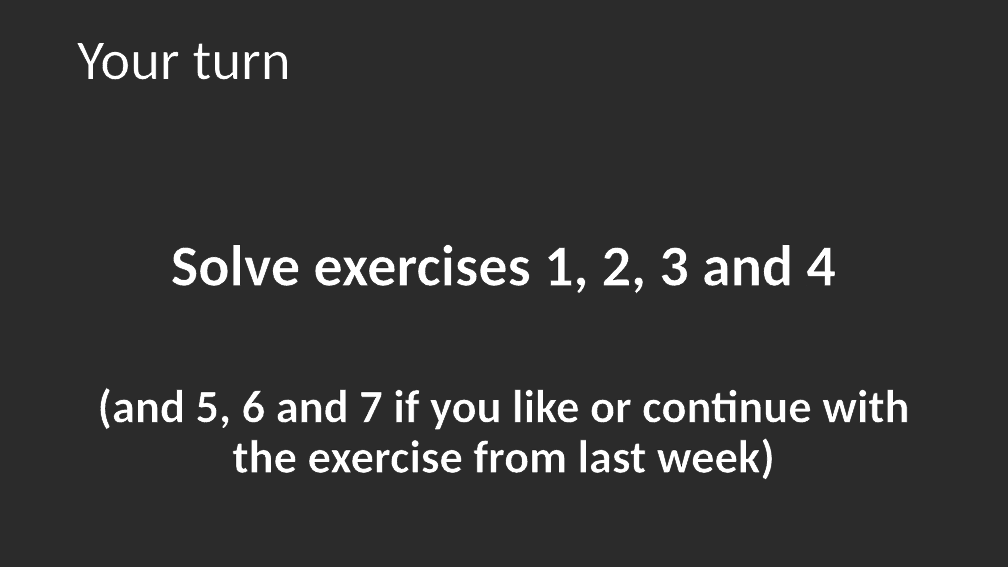
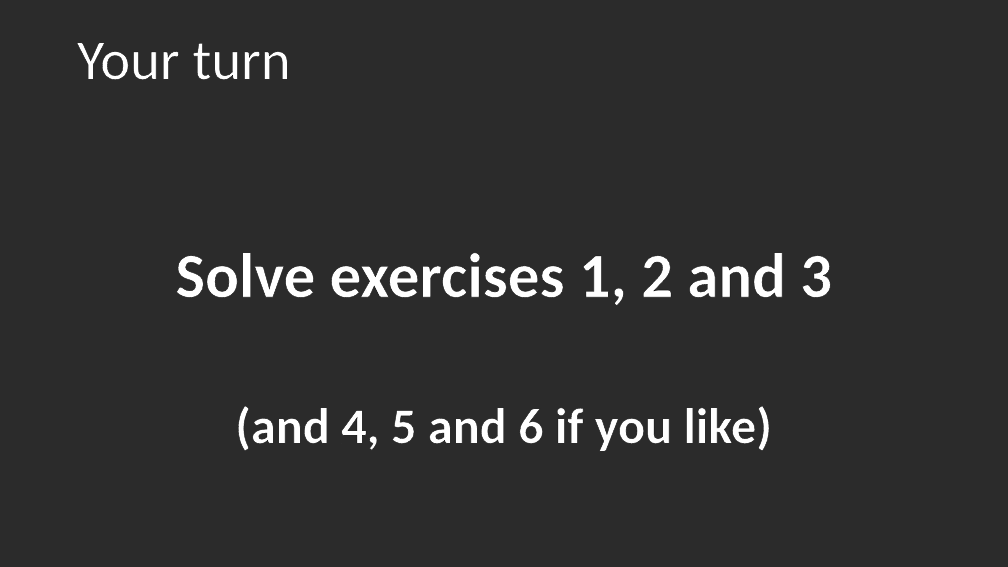
Before and after one commit to codesmurf/st3its3_teaching, a slide deck: slide 26 of 07 Thread Synchronization 2/Thread Synchronization pt 2.pptx (slide 29 before the commit). Drawn at 1008x567 pixels with LibreOffice and Linux fonts; fonts in the diff are those of the drawing; background and template pictures are left out; a plain dark background stands for a picture behind light text. Boxes give left, top, right and bottom in pixels: in the first picture for what was removed or moved away, otherwise in the second. Text is boxed around its words. In the diff, an @@ line names an element or a change of style, - is before the commit and + after.

```diff
--- a/07 Thread Synchronization 2/Thread Synchronization pt 2.pptx
+++ b/07 Thread Synchronization 2/Thread Synchronization pt 2.pptx
@@ text at <box>175,253,832,451</box>: text changed; size 44.4 to 60 pt @@
-Solve exercises 1, 2, 3 and 4
-(and 5, 6 and 7 if you like or continue with the exercise from last week)
+Solve exercises 1, 2 and 3
+(and 4, 5 and 6 if you like)
```
Also in this commit, not shown: 4 other slides changed, 7 slides added, 5 slides removed.
